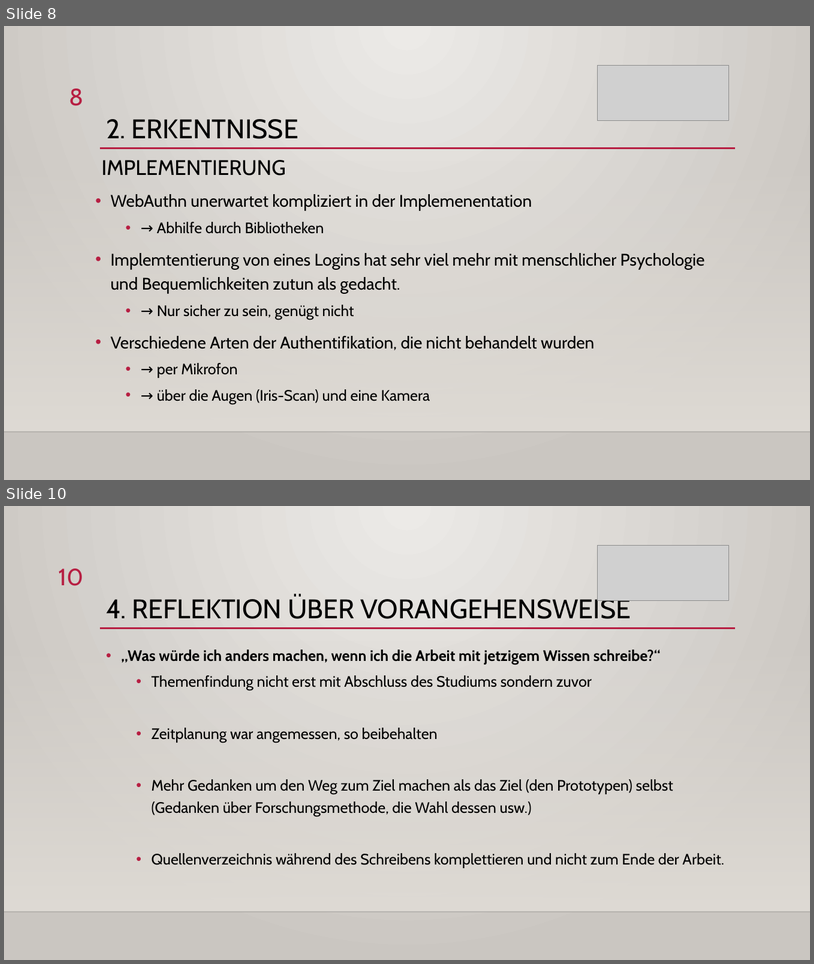
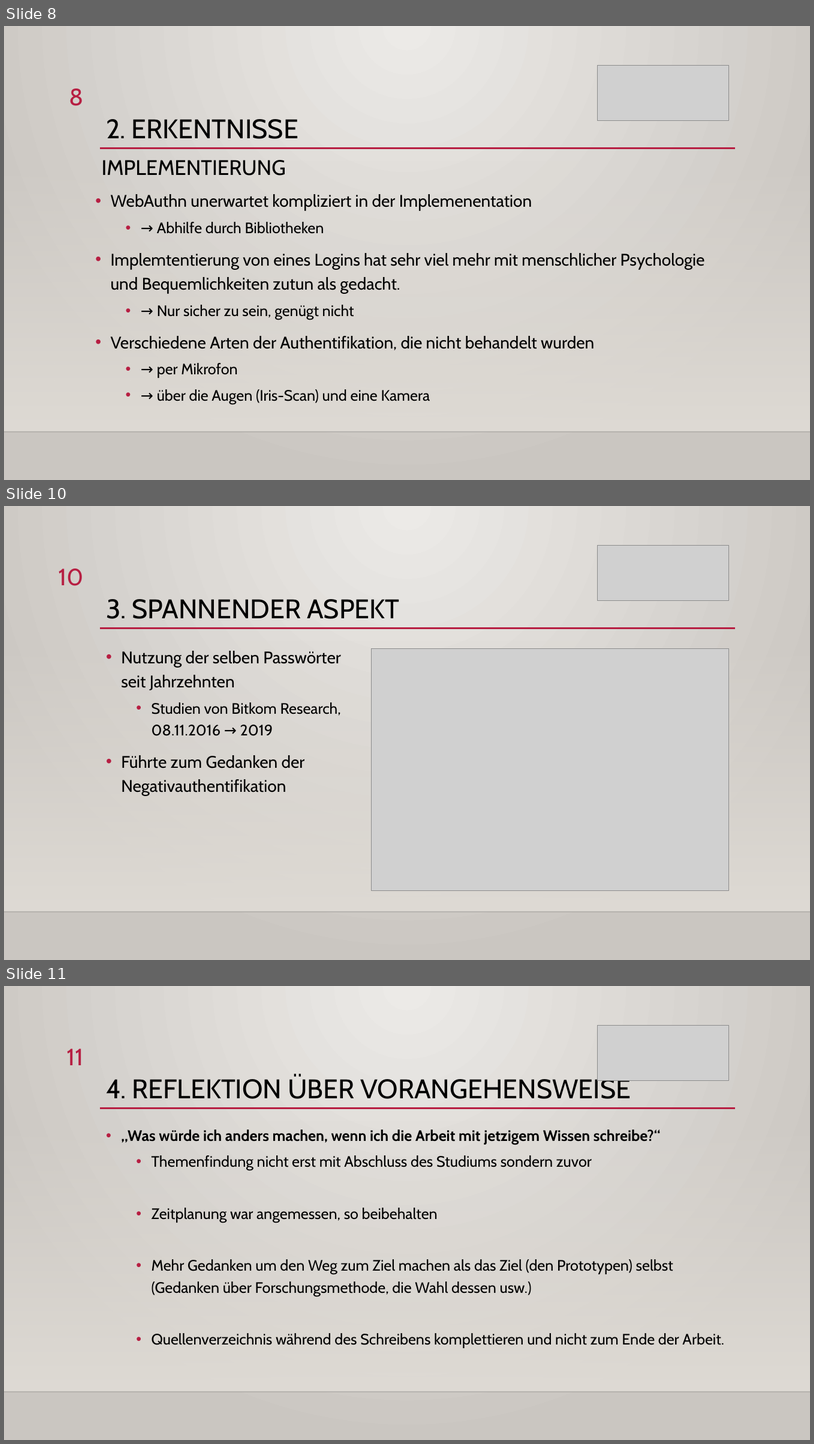
Before and after one commit to ErtugrulSener/Bachelorthesis, a slide deck: Colloquium/Kolloquium.pptx. Shown one above the other, each under a label of ours: slides 8 and 10 before the commit, slides 8, 10 and 11 after it; the slides between them are not shown. The pictures are 814x964 and 814x1444 pixels, drawn with LibreOffice and Linux fonts; fonts in the diff are those of the drawing; grey boxes stand for pictures; background and template pictures are left out. Boxes give left, top, right and bottom in pixels: in the first picture for what was removed or moved away, otherwise in the second. Text is boxed around its words. In the diff, an @@ line names an element or a change of style, - is before the commit and + after.

```diff
--- a/Colloquium/Kolloquium.pptx
+++ b/Colloquium/Kolloquium.pptx
@@ slide 10 added at [4,506,810,960], background gradient #ECEAE7 to #CAC7C1; not listed: 3 template elements that a slide beside it also shows @@
@@ picture added at [598,546,729,600] @@
@@ page number added at [58,568,83,586], 28 pt, text #B71E42 @@
+10
@@ title added at [106,599,399,619], 32 pt, text #000000 @@
+3. SPANNENDER ASPEKT
@@ picture added at [371,648,729,890] @@
@@ text added at [121,651,341,796], 20 pt, text #000000 @@
+• Nutzung der selben Passwörter seit Jahrzehnten
+  • Studien von Bitkom Research, 08.11.2016 → 2019
+• Führte zum Gedanken der Negativauthentifikation
@@ what was slide 10 is now slide 11 @@
@@ page number at [66,1048,83,1065]: text changed @@
-10
+11
```
Also in this commit, not shown: 3 slides changed.
